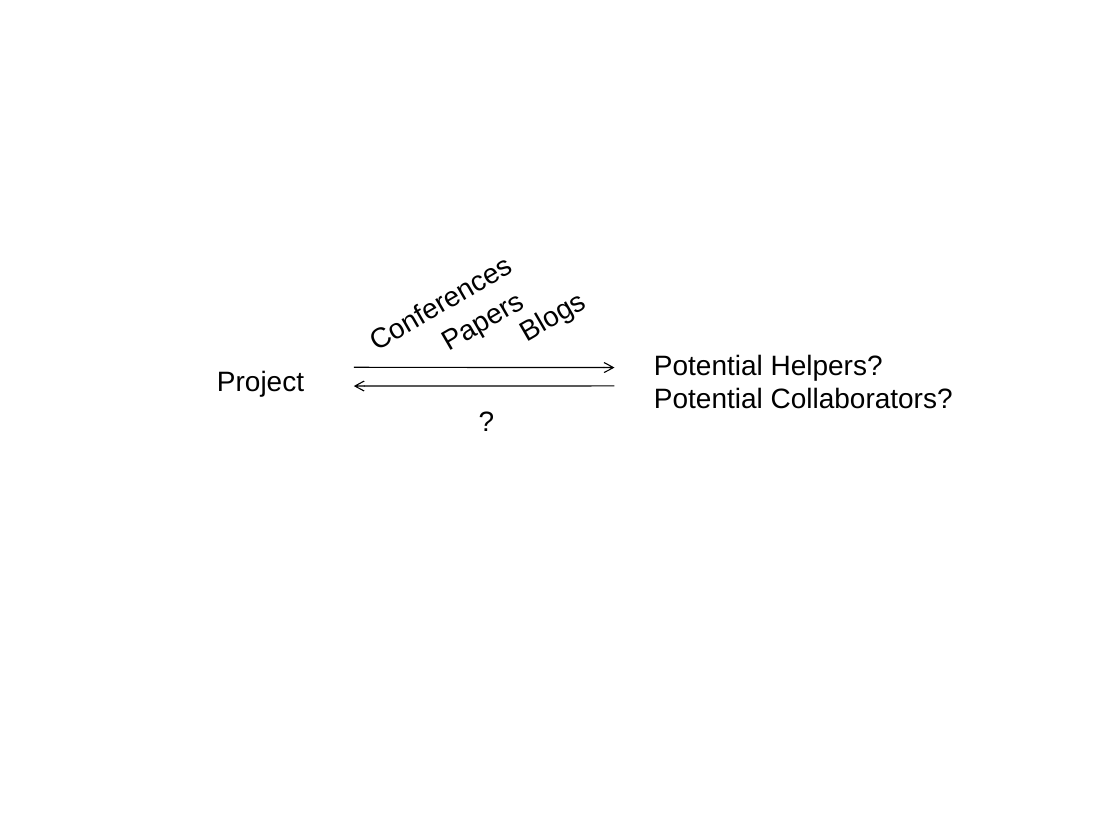
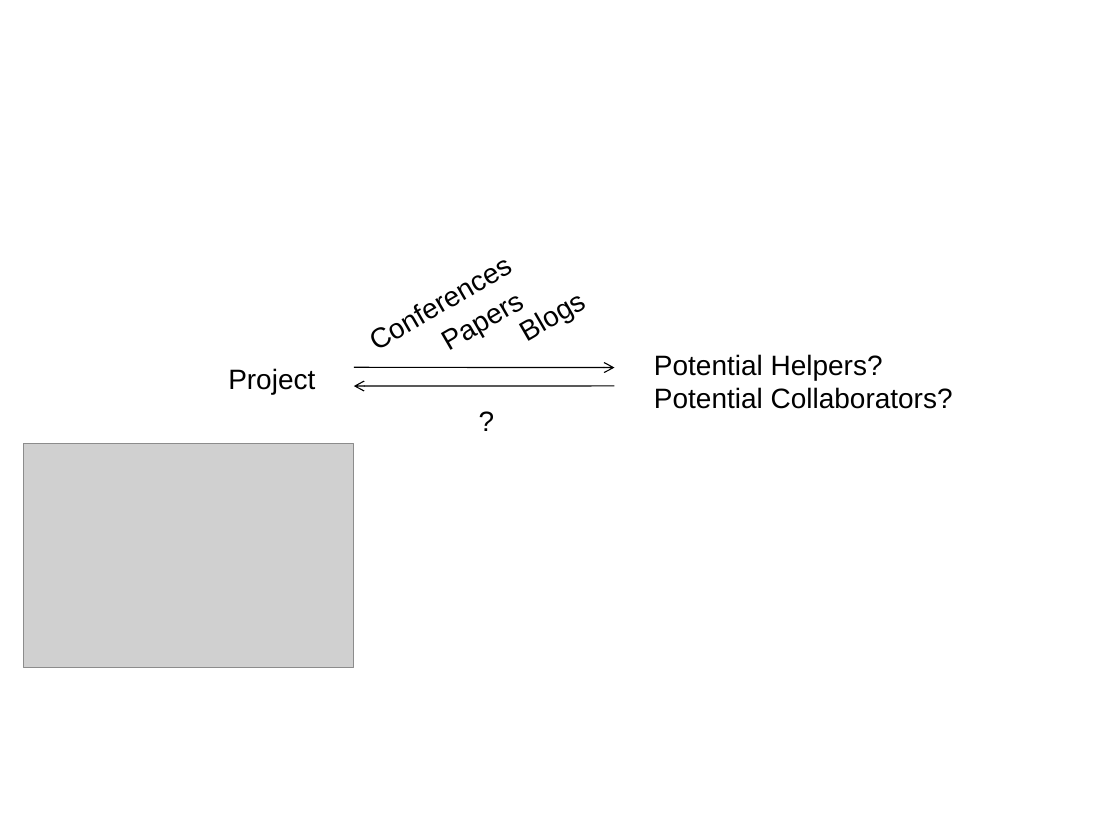
Before and after one commit to dchandran/researchcode, a slide deck: slide 12 of genomedesign/Presentation1.ppt. Drawn at 1120x840 pixels with LibreOffice and Linux fonts; fonts in the diff are those of the drawing; grey boxes stand for pictures. Boxes give left, top, right and bottom in pixels: in the first picture for what was removed or moved away, otherwise in the second. Text is boxed around its words. In the diff, an @@ line names an element or a change of style, - is before the commit and + after.

Commit message:
presentation

```diff
--- a/genomedesign/Presentation1.ppt
+++ b/genomedesign/Presentation1.ppt
@@ text "Project": place and size @@
-text "Project" at box(217, 370, 304, 396)
+text "Project" at box(228, 368, 315, 394)
@@ picture added at box(24, 444, 354, 668) @@
```
Also in this commit, not shown: 1 slide added, 1 slide removed.
